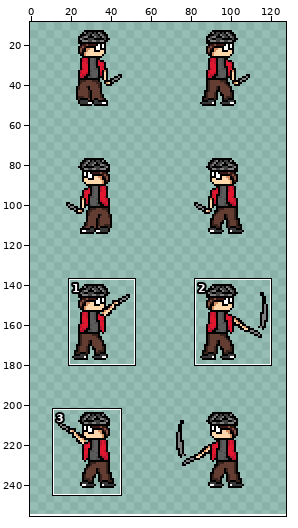
A sprite sheet gets an edit: American Hobo/American Hobo/pictures/Hobo Brawler Cel Sheet.png. The first picture is a wide view before the edit; the outline marks the close-up.
Close-up. Before the edit:
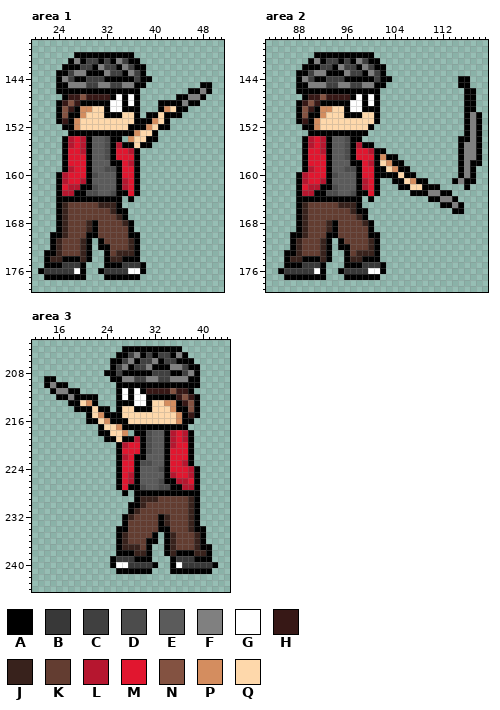
The file is 128x256 pixels. Pixels under 10% opacity are left out. Colours within 5 levels of each other are drawn and written as one. Shown: area 1: x 20..51, y 138..179; area 2: x 83..119, y 138..179; area 3: x 12..44, y 203..244. The wide view leaves out empty margins. The commit also changed other parts of the picture, which this record leaves out.
Palette (. is transparent): A #000000  B #383838  C #404040  D #4c4c4c  E #5b5b5b  F #808080  G #ffffff  H #371816  J #38221c  K #633d31  L #b6162f  M #e1162f  N #835241  P #d48d5f  Q #fed8ab
Pixels before, area 1, first column x 21:
140 ......AAAAAAAAAA.............
141 .....AFACCACAFCAA............
142 ....AAACCAFCCAFCAA...........
143 ...AACFFAAAFCCAFCA...........
144 ...AFCAACCCAAAAACAA..........
145 ...AAFFFCCFFCCFFAA.........AA
146 ...AAAAAAAAAAAAAA........AAFA
147 ....AHHNHHHHAGAGA......AAFFA.
148 ...AHNHAAAAAGGAGA...AAAAFAA..
149 ...ANHAPPQQAGGAAA...APQAA....
150 ...ANAAPQQQAAAQQA.AAQAAA.....
151 ...AHAPQQQQQQQQQAAAPQA.......
152 ....AAPQQQQQQQQAAAPQAA.......
153 .....AAAAAAAAAAAPQQA.........
154 ....ALMLAEEDAA.PQQAA.........
155 ....ALMLAEEDALAAQAA..........
156 ....AMMLAEEDAMMLA............
157 ....AMMMAEEDAMMMA............
158 ....AMMMAEEEAAMLA............
159 ....ALMMAEEDDAMMA............
160 ...ALMMMADEEEAMMA............
161 ...ALMMLAEEEEALMA............
162 ...AMLLAADEEEALMA............
163 ...ALLAADDEEDAAMA............
164 ...AAAAAAAAAAA.A.............
165 ...AJKKKKKJJJA...............
166 ...AJKKKKKKKJAA..............
167 ...AJKKKKKKKKJA..............
168 ...AJKKKJAKKKKJA.............
169 ...AJKKKJAKKKKKA.............
170 ..AAJKKKAAKKKKKAA............
171 ..AJKKKJA.AKKKKJA............
172 ..AJKKKJA.AAKKKJA............
173 .AAJKKKJA..AKJJJA............
174 .AJJAAAJA..AJJAAA............
175 .AAABBBA...AAABBBA...........
176 ABBBBBGA..ABBBBGGA...........
177 .AAAAAAA...AAAAAA............
Pixels before, area 2, first column x 85:
140 ......AAAAAAAAAA..................
141 .....AFACCACAFCAA.................
142 ....AAACCAFCCAFCAA................
143 ...AACFFAAAFCCAFCA................
144 ...AFCAACCCAAAAACAA...........AA..
145 ...AAFFFCCFFCCFFAA............AA..
146 ...AAAAAAAAAAAAAA..............AA.
147 ....AHHNHHHHAGAGA..............AA.
148 ...AHNHAAAAAGGAGA..............AA.
149 ...ANHAPPQQAGGAAA..............AA.
150 ...ANAAPQQQAAAQQA..............AFA
151 ...AHAPQQQQQQQQQA..............AFA
152 ....AAPQQQQQQQQA...............AFA
153 .....AAAAAAAAAA................AFA
154 ....ALMLAEEDAA................AAFA
155 ....ALMLAEEDALAA..............AFFA
156 ....AMMLAEEDAMMLAA............AFFA
157 ....AMMMAEEDAMMMAPAA..........AFFA
158 ....AMMMAEEEAAMLAQPAA.........AFAA
159 ....ALMMAEEDDAMMAAQPAA........AFA.
160 ...ALMMMADEEEAMMAAAAQAA.......AFA.
161 ...ALMMLAEEEEALMA..AAQPAA....AFAA.
162 ...AMLLAADEEEALMA...AAQQAAA....A..
163 ...ALLAADDEEDAAMA.....AAAFFAA.....
164 ...AAAAAAAAAAA.A.........AAFFA....
165 ...AJKKKKKJJJA.............AAFA...
166 ...AJKKKKKKKJAA..............AA...
167 ...AJKKKKKKKKJA...................
168 ...AJKKKJAKKKKJA..................
169 ...AJKKKJAKKKKKA..................
170 ..AAJKKKAAKKKKKAA.................
171 ..AJKKKJA.AKKKKJA.................
172 ..AJKKKJA.AAKKKJA.................
173 .AAJKKKJA..AKJJJA.................
174 .AJJAAAJA..AJJAAA.................
175 .AAABBBA...AAABBBA................
176 ABBBBBGA..ABBBBGGA................
177 .AAAAAAA...AAAAAA.................
Pixels before, area 3, first column x 14:
204 .............AAAAAAAAAA......
205 ............AACFACACCAFA.....
206 ...........AACFACCFACCAAA....
207 ...........ACFACCFAAAFFCAA...
208 ..........AACAAAAACCCAACFA...
209 AA.........AAFFCCFFCCFFFAA...
210 AFAA........AAAAAAAAAAAAAA...
211 .AFFAA......AGAGAHHHHNHHA....
212 ..AAFAAAA...AGAGGAAAAAHNHA...
213 ....AAQPA...AAAGGAQQPPAHNA...
214 .....AAAQAA.AQQAAAQQQPAANA...
215 .......AQPAAAQQQQQQQQQPAHA...
216 .......AAQPAAAQQQQQQQQPAA....
217 .........AQQPAAAAAAAAAAA.....
218 .........AAQQP.AADEEALMLA....
219 ..........AAQAALADEEALMLA....
220 ............ALMMADEEALMMA....
221 ............AMMMADEEAMMMA....
222 ............ALMAAEEEAMMMA....
223 ............AMMADDEEAMMLA....
224 ............AMMAEEEDAMMMLA...
225 ............AMLAEEEEALMMLA...
226 ............AMLAEEEDAALLMA...
227 ............AMAADEEDDAALLA...
228 .............A.AAAAAAAAAAA...
229 ...............AJJJKKKKKJA...
230 ..............AAJKKKKKKKJA...
231 ..............AJKKKKKKKKJA...
232 .............AJKKKKAJKKKJA...
233 .............AKKKKKAJKKKJA...
234 ............AAKKKKKAAKKKJAA..
235 ............AJKKKKA.AJKKKJA..
236 ............AJKKKAA.AJKKKJA..
237 ............AJJJKA..AJKKKJAA.
238 ............AAAJJA..AJAAAJJA.
239 ...........ABBBAAA...ABBBAAA.
240 ...........AGGBBBBA..AGBBBBBA
241 ............AAAAAA...AAAAAAA.
Once edited:
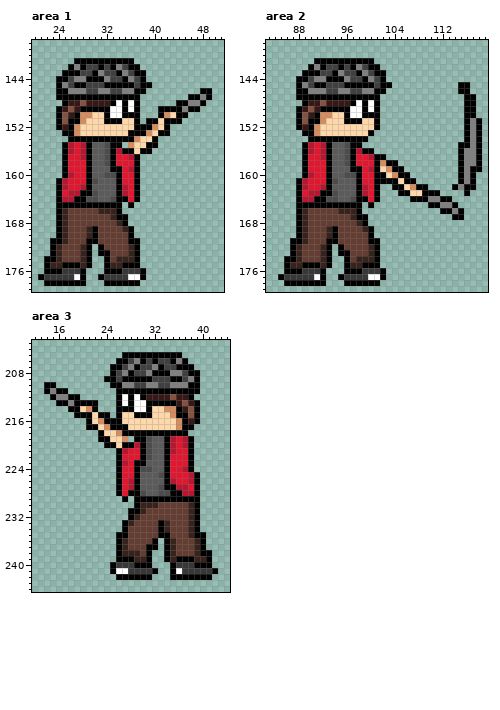
The edit:
Changed rows in their new state; - is an unchanged pixel.
Area 1:
first column x 21:
140 ------..........-------------
141 -----.A-AA-A-AA-.------------
142 ----.-FA-CA-AFCA-.-----------
143 ---.-AACC-FC-AFCA------------
144 ----A-FFAAAFCC-F--.----------
145 ----FCAA--CAAAAAC-A--------..
146 -----FFFCCFFCCFF-A-------..A-
147 ---A-AAAAAAA-A-A-------..AAFA
148 ---.AH-NHHHHA-------...-AFFA-
149 ----HNHAAAA----G-----AA-FAA--
150 -----H--P---GGAA--..APQ-A----
151 ----N-AP---AAA---.-A--AA-----
152 ---AH----------Q--APQ--------
153 ----A-PQQQQQQQQ-AAPQAA-------
154 ----.AAA-AAA--AAP-Q----------
155 -------------A.P-Q-A---------
156 -----L-------LAAQAA----------
157 -------L-------L-------------
158 -----------D-M-M-------------
159 -----M-----EA--L-------------
160 ---.AL---E-DD----------------
161 -------M-D----M--------------
162 ----LMML-E-------------------
163 ----M-L-A---E-L--------------
164 ----LL--DDEED-AMA------------
165 ----AAAAAAAAA--A-------------
166 ----------JJ--.--------------
167 ------------JA---------------
168 --------KK---JA.-------------
169 --------------J--------------
170 --.-----J-------.------------
171 ---AJ--K-AK----A-------------
172 -----------K-----------------
173 -.--------A--KK--------------
174 --A-KKK-----K-JJ-------------
175 --JJAAAJA---JJAAA.-----------
176 .AAA--B---.AAA-BB------------
177 ABBBBBG---ABBBBGGA-----------
178 -AAAAAAA---AAAAAA------------
Area 2:
first column x 85:
140 ------..........------------------
141 -----.A-AA-A-AA-.-----------------
142 ----.-FA-CA-AFCA-.----------------
143 ---.-AACC-FC-AFCA-----------------
144 ----A-FFAAAFCC-F--.-----------..--
145 ----FCAA--CAAAAAC-A---------------
146 -----FFFCCFFCCFF-A------------A-.-
147 ---A-AAAAAAA-A-A------------------
148 ---.AH-NHHHHA---------------------
149 ----HNHAAAA----G------------------
150 -----H--P---GGAA----------------A.
151 ----N-AP---AAA--------------------
152 ---AH----------QA-----------------
153 ----A-PQQQQQQQQA------------------
154 ----.AAA-AAA--A---------------.---
155 -------------A..---------------A--
156 -----L-------LAA..----------------
157 -------L-------L-A..--------------
158 -----------D-M-M-PA-.-----------F-
159 -----M-----EA--L-QPA-.-----------A
160 ---.AL---E-DD-----QPA-.-----------
161 -------M-D----M--AA-QAA..----.AF--
162 ----LMML-E---------A-QPA-..--AF-A-
163 ----M-L-A---E-L-----AAQQ-AA..--A--
164 ----LL--DDEED-AMA-----AAAFFAA.----
165 ----AAAAAAAAA--A---------AAFFA.---
166 ----------JJ--.------------AAF----
167 ------------JA---------------AA---
168 --------KK---JA.------------------
169 --------------J-------------------
170 --.-----J-------.-----------------
171 ---AJ--K-AK----A------------------
172 -----------K----------------------
173 -.--------A--KK-------------------
174 --A-KKK-----K-JJ------------------
175 --JJAAAJA---JJAAA.----------------
176 .AAA--B---.AAA-BB-----------------
177 ABBBBBG---ABBBBGGA----------------
178 -AAAAAAA---AAAAAA-----------------
Area 3:
first column x 14:
204 -------------..........------
205 ------------.-AA-A-AA-A.-----
206 -----------.-ACFA-AC-AF-.----
207 ------------ACFA-CF-CCAA-.---
208 ----------.--F-CCFAAAFF-A----
209 ..--------A-CAAAAAC--AACF----
210 -A..-------A-FFCCFFCCFFF-----
211 AFAA..-------A-A-AAAAAAA-A---
212 -AFFA-...-------AHHHHN-HA.---
213 --AAF-AA-----G----AAAAHNH----
214 ----A-QPA..--AAGG---P--H-----
215 -----AA--A-.---AAA---PA-N----
216 --------QPA--Q----------HA---
217 -------AAQPAA-QQQQQQQQP-A----
218 ----------Q-PAA--AAA-AAA.----
219 ---------A-Q-P.A-------------
220 ----------AAQAAL-------L-----
221 -------------L-------L-------
222 -------------M-M-D-----------
223 -------------L--AE-----M-----
224 ----------------DD-E---LA.---
225 --------------M----D-M-------
226 -------------------E-LMML----
227 --------------L-E---A-L-M----
228 ------------AMA-DEEDD--LL----
229 -------------A--AAAAAAAAA----
230 --------------.--JJ----------
231 ---------------AJ------------
232 -------------.AJ---KK--------
233 --------------J--------------
234 ------------.-------J-----.--
235 -------------A----KA-K--JA---
236 -----------------K-----------
237 --------------KK--A--------.-
238 -------------JJ-K-----KKK-A--
239 -----------.AAAJJ---AJAAAJJ--
240 ------------BB-AAA.---B--AAA.
241 -----------AGGBBBBA---GBBBBBA
242 ------------AAAAAA---AAAAAAA-
Boxes around the changes in both close-ups, in picture pixels (x1, y1, x2, y2):
changed: (38, 52, 212, 286)
changed: (278, 52, 482, 286)
changed: (44, 346, 218, 580)
